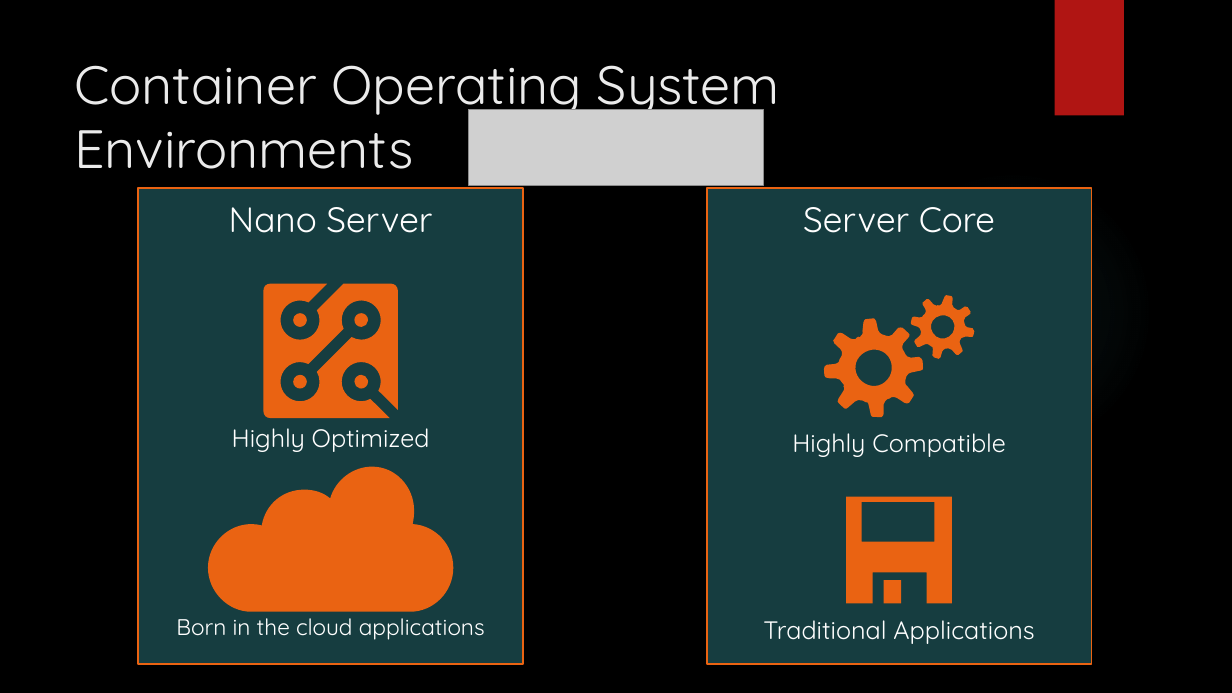
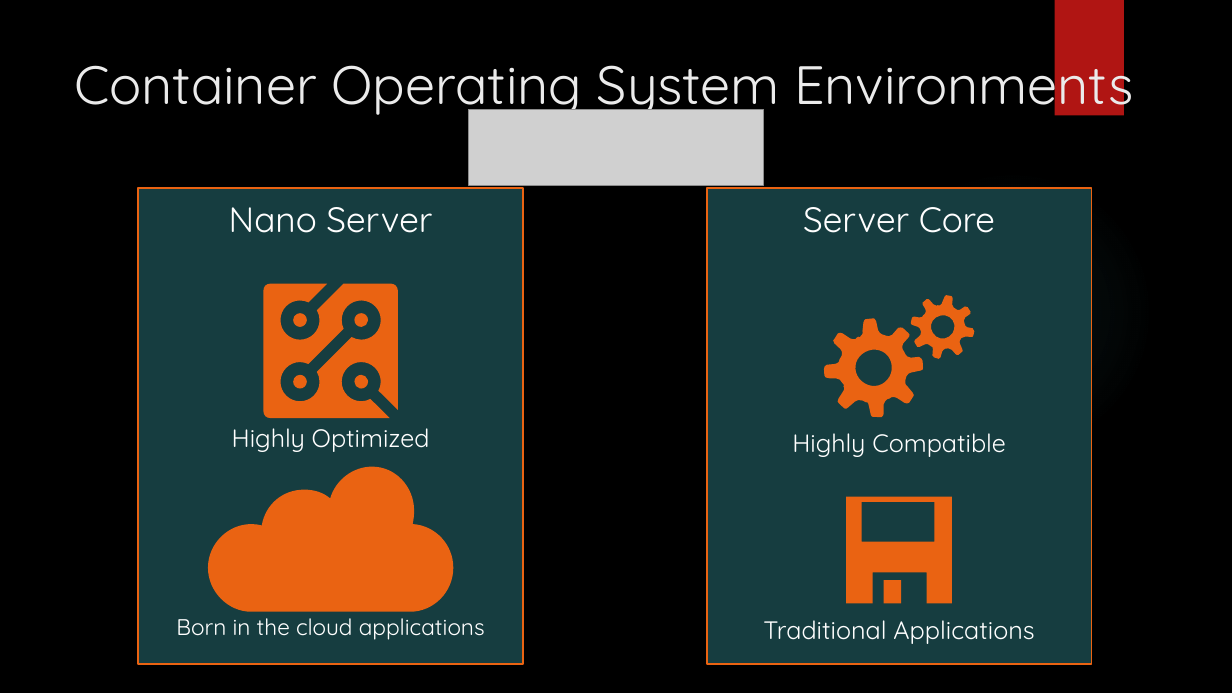
Before and after one commit to arif-aigonix/leap2015, a slide deck: slide 11 of TaylorWindowsContainers.pptx (slide 10 before the commit). Drawn at 1232x693 pixels with LibreOffice and Linux fonts; fonts in the diff are those of the drawing; grey boxes stand for pictures; background and template pictures are left out. Boxes give left, top, right and bottom in pixels: in the first picture for what was removed or moved away, otherwise in the second. Text is boxed around its words. In the diff, an @@ line names an element or a change of style, - is before the commit and + after.

```diff
--- a/TaylorWindowsContainers.pptx
+++ b/TaylorWindowsContainers.pptx
@@ title "Container Operating System Environments" rewrapped from (74, 65, 780, 169) to (74, 48, 1133, 118) @@
```
Also in this commit, not shown: 1 slide added.
